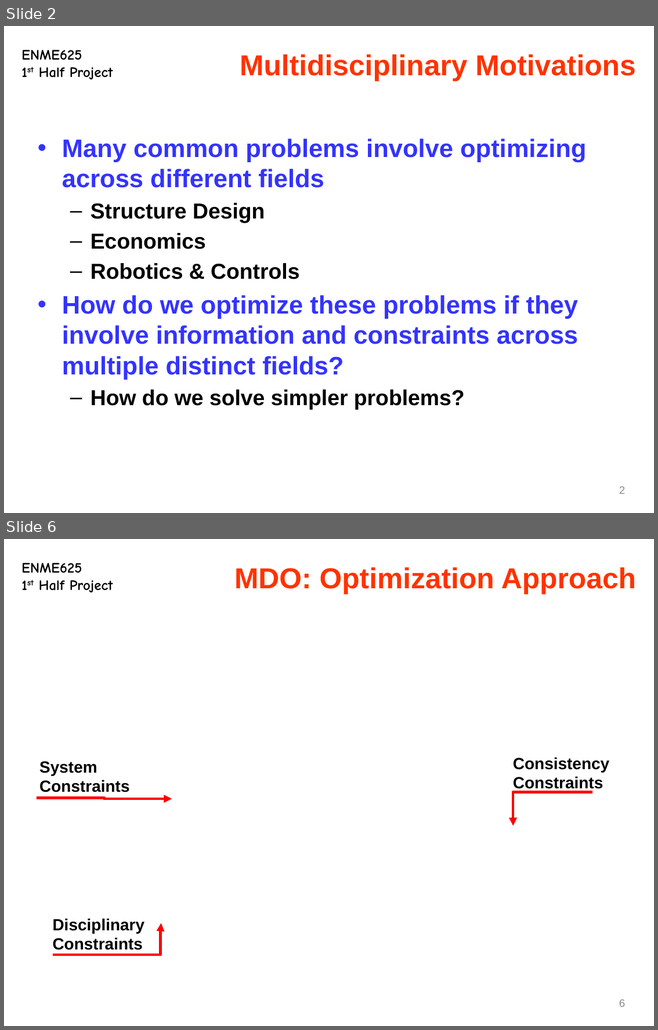
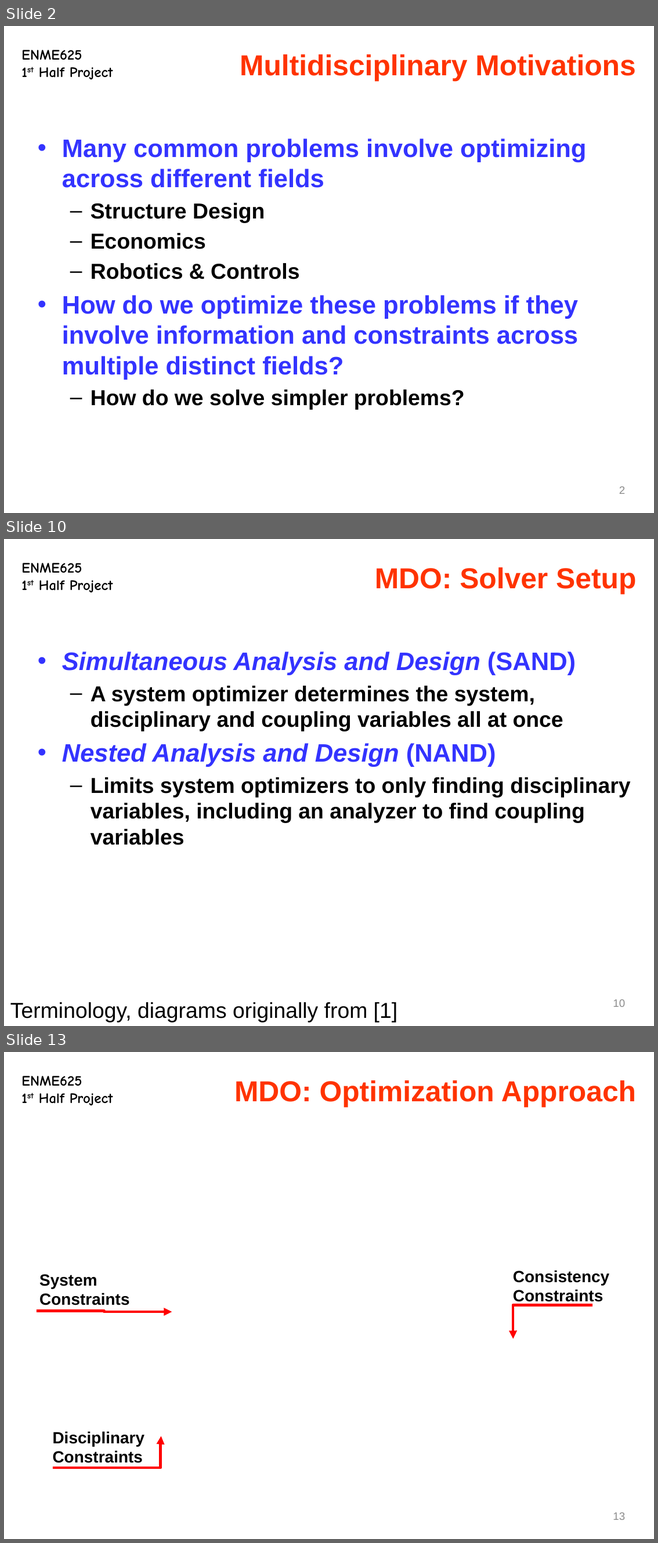
Before and after one commit to hqqen/eeby-deeby, a slide deck: class-work/optimization/project 1/slides.pptx. Shown one above the other, each under a label of ours: slides 2 and 6 before the commit, slides 2, 10 and 13 after it; the slides between them are not shown. The pictures are 658x1030 and 658x1543 pixels, drawn with LibreOffice and Linux fonts; fonts in the diff are those of the drawing; grey boxes stand for pictures. Boxes give left, top, right and bottom in pixels: in the first picture for what was removed or moved away, otherwise in the second. Text is boxed around its words. In the diff, an @@ line names an element or a change of style, - is before the commit and + after.

```diff
--- a/class-work/optimization/project 1/slides.pptx
+++ b/class-work/optimization/project 1/slides.pptx
@@ slide 10 added at [4, 539, 654, 1026], background #FFFFFF; not listed: 1 template element that a slide beside it also shows @@
@@ title added at [375, 567, 636, 594], 32 pt, text #FF3300, bold @@
+MDO: Solver Setup
@@ text added at [62, 652, 630, 845], 24 pt, text #000000, bold @@
+• Simultaneous Analysis and Design (SAND)
+  – A system optimizer determines the system, disciplinary and coupling variables all at once
+• Nested Analysis and Design (NAND)
+  – Limits system optimizers to only finding disciplinary variables, including an analyzer to find coupling variables
@@ text added at [10, 1002, 397, 1022], 24 pt, text #000000 @@
+Terminology, diagrams originally from [1]
@@ page number added at [612, 1000, 625, 1007], 12 pt, text #8C8C8C @@
+10
@@ what was slide 6 is now slide 13 @@
@@ page number at [612, 1513, 625, 1520]: text changed @@
-6
+13
```
Also in this commit, not shown: 2 slides changed, 8 other slides added, 1 slide removed.
